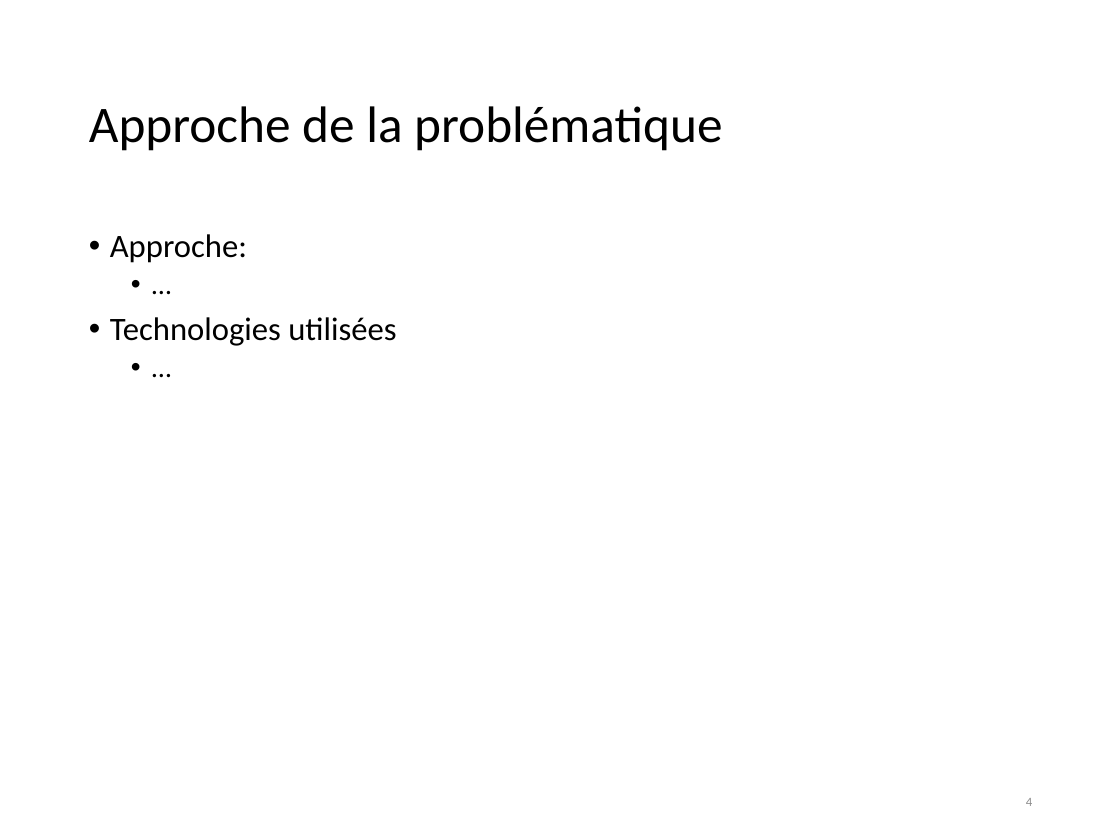
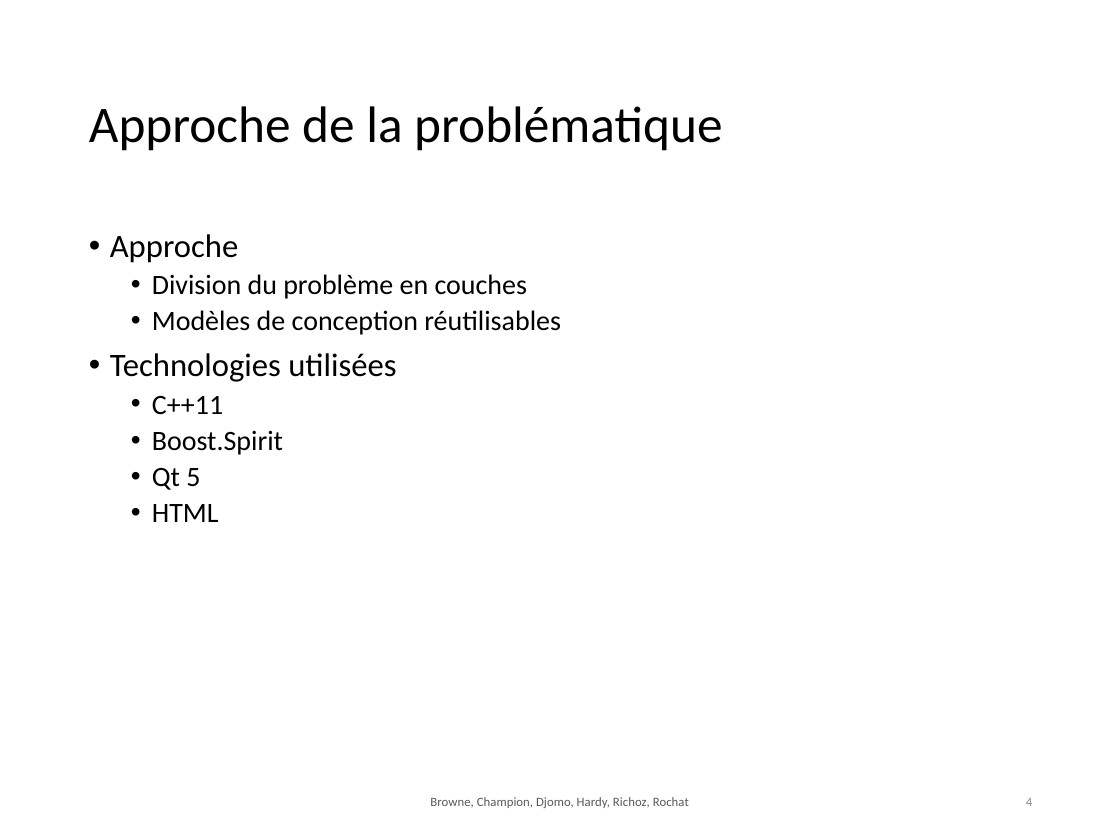
Before and after one commit to chlablak/PRO, a slide deck: slide 4 of presentation/GraphY.pptx. Drawn at 1120x840 pixels with LibreOffice and Linux fonts; fonts in the diff are those of the drawing; background and template pictures are left out. Boxes give left, top, right and bottom in pixels: in the first picture for what was removed or moved away, otherwise in the second. Text is boxed around its words. In the diff, an @@ line names an element or a change of style, - is before the commit and + after.

```diff
--- a/presentation/GraphY.pptx
+++ b/presentation/GraphY.pptx
@@ text at box(110, 234, 561, 335): text changed; size 21 to 18 pt @@
-• Approche:
-  • …
+• Approche
+  • Division du problème en couches
+  • Modèles de conception réutilisables
@@ text at box(152, 396, 283, 522): text changed @@
-  • …
+  • C++11
+  • Boost.Spirit
+  • Qt 5
+  • HTML
@@ text added at box(430, 797, 689, 808), 8.2 pt, text #595959 @@
+Browne, Champion, Djomo, Hardy, Richoz, Rochat
```
Also in this commit, not shown: 7 other slides changed, 2 slides added, 1 other file.
